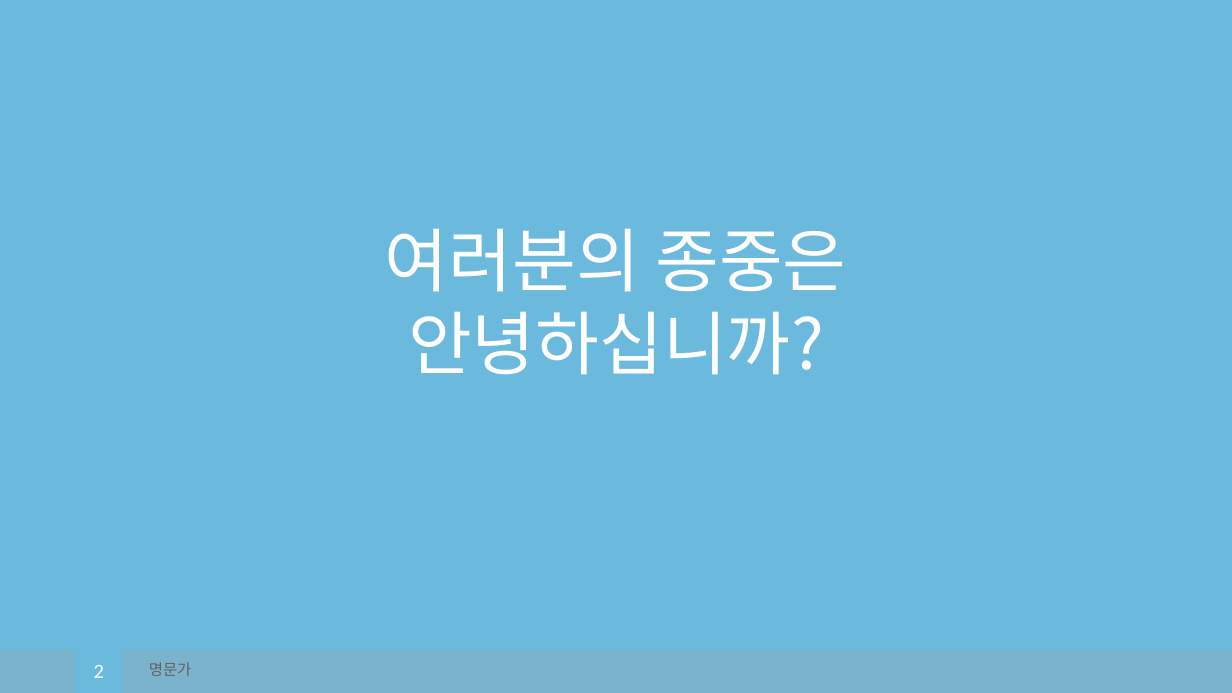
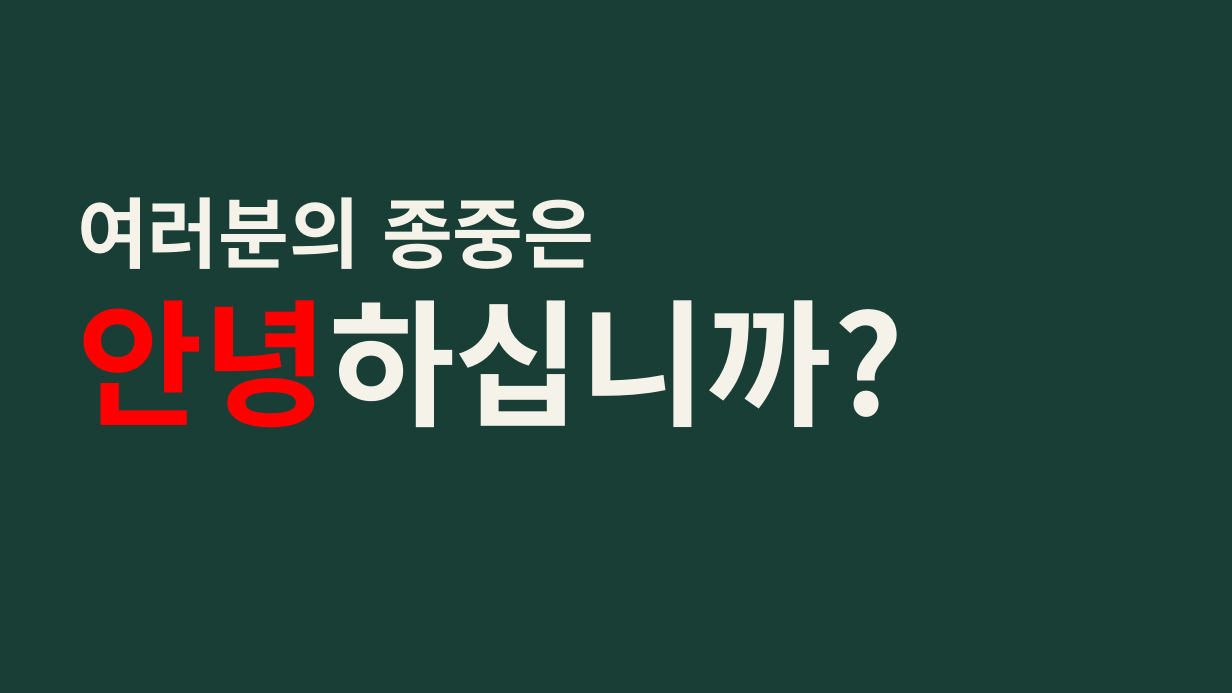
Before and after one commit to Lee-WonJun/royal-family, a slide deck: slide 2 of ppt/명문가_발표초안_v5_Cloud.pptx. Drawn at 1232x693 pixels with LibreOffice and Linux fonts; fonts in the diff are those of the drawing. Boxes give left, top, right and bottom in pixels: in the first picture for what was removed or moved away, otherwise in the second. Text is boxed around its words. In the diff, an @@ line names an element or a change of style, - is before the commit and + after.

Commit message:
feat(ppt): restore teal theme and add clan market diagrams

```diff
--- a/ppt/명문가_발표초안_v5_Cloud.pptx
+++ b/ppt/명문가_발표초안_v5_Cloud.pptx
@@ background #6BBADD to #183E35 @@
@@ text "여러분의 종중은": place and size @@
-text "여러분의 종중은" at [385,228,846,375]
+text "여러분의 종중은" at [77,197,903,428]
@@ text "여러분의 종중은" at [77,197,903,428]: size 40.5 to 45 pt in "여러분의 종중은"; text colour #FFFFFF to #F5F2E9 in "여러분의 종중은", "안녕하십니까?"; bold on; size 40.5 to 80 pt, text colour #FFFFFF to #FF0000 in "안녕하십니까?"; alignment centre to left @@
@@ rectangle removed at [0,650,1232,693] @@
@@ rectangle removed at [74,650,123,693] @@
@@ text removed at [94,665,104,678] @@
-2
@@ text removed at [149,662,192,676] @@
-명문가
```
Also in this commit, not shown: 6 other slides changed, 1 slide removed, 42 other files.
